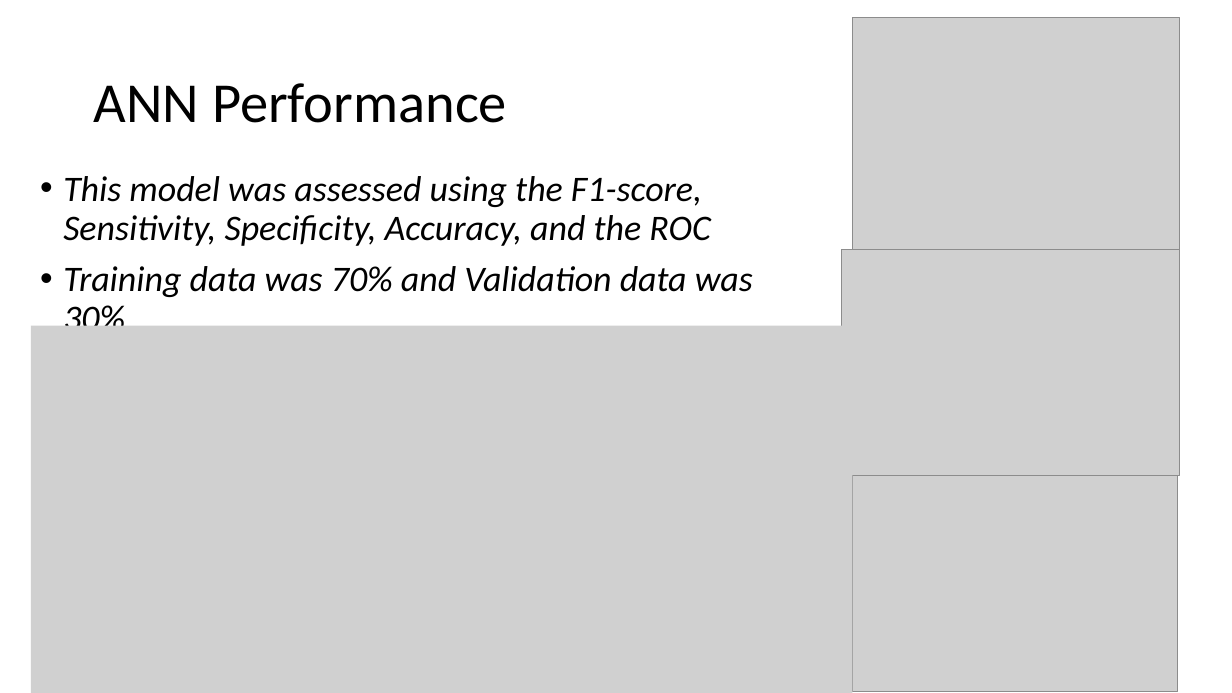
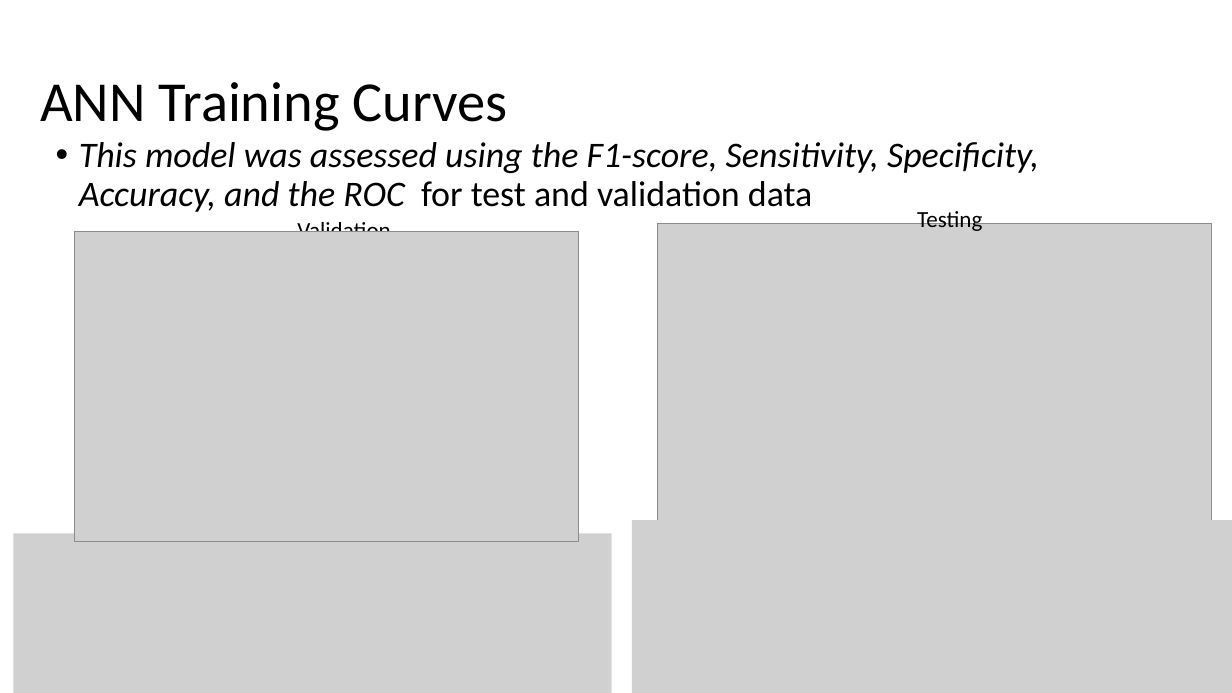
Before and after one commit to bjarreau/ML4MI, a slide deck: slide 17 of Project (1).pptx (slide 16 before the commit). Drawn at 1232x693 pixels with LibreOffice and Linux fonts; fonts in the diff are those of the drawing; grey boxes stand for pictures. Boxes give left, top, right and bottom in pixels: in the first picture for what was removed or moved away, otherwise in the second. Text is boxed around its words. In the diff, an @@ line names an element or a change of style, - is before the commit and + after.

```diff
--- a/Project (1).pptx
+++ b/Project (1).pptx
@@ picture removed at (853,18,1180,250) @@
@@ title at (40,82,507,131): text changed @@
-ANN Performance
+ANN Training Curves
@@ text at (79,142,1039,212): text changed @@
-• This model was assessed using the F1-score, Sensitivity, Specificity, Accuracy, and the ROC
-• Training data was 70% and Validation data was 30%
+• This model was assessed using the F1-score, Sensitivity, Specificity, Accuracy, and the ROC for test and validation data
@@ text added at (917,207,982,231), 18 pt, text #000000 @@
+Testing
@@ picture added at (75,231,579,542) @@
@@ text added at (297,219,391,232), 18 pt, text #000000 @@
+Validation
@@ picture added at (657,224,1212,531) @@
@@ picture removed at (841,250,1179,475) @@
@@ picture removed at (30,325,852,693) @@
@@ picture removed at (853,476,1178,692) @@
@@ picture added at (13,533,611,693) @@
@@ picture added at (632,520,1232,693) @@
```
Also in this commit, not shown: 4 other slides changed, 1 slide added, 5 other files.
